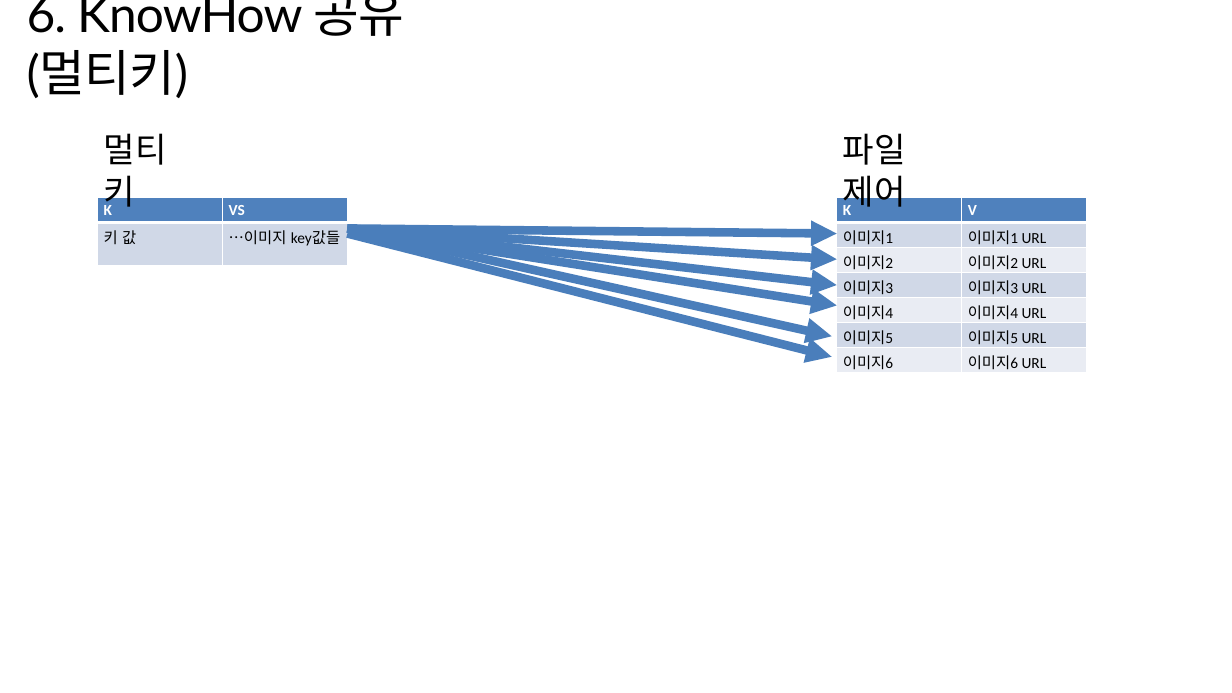
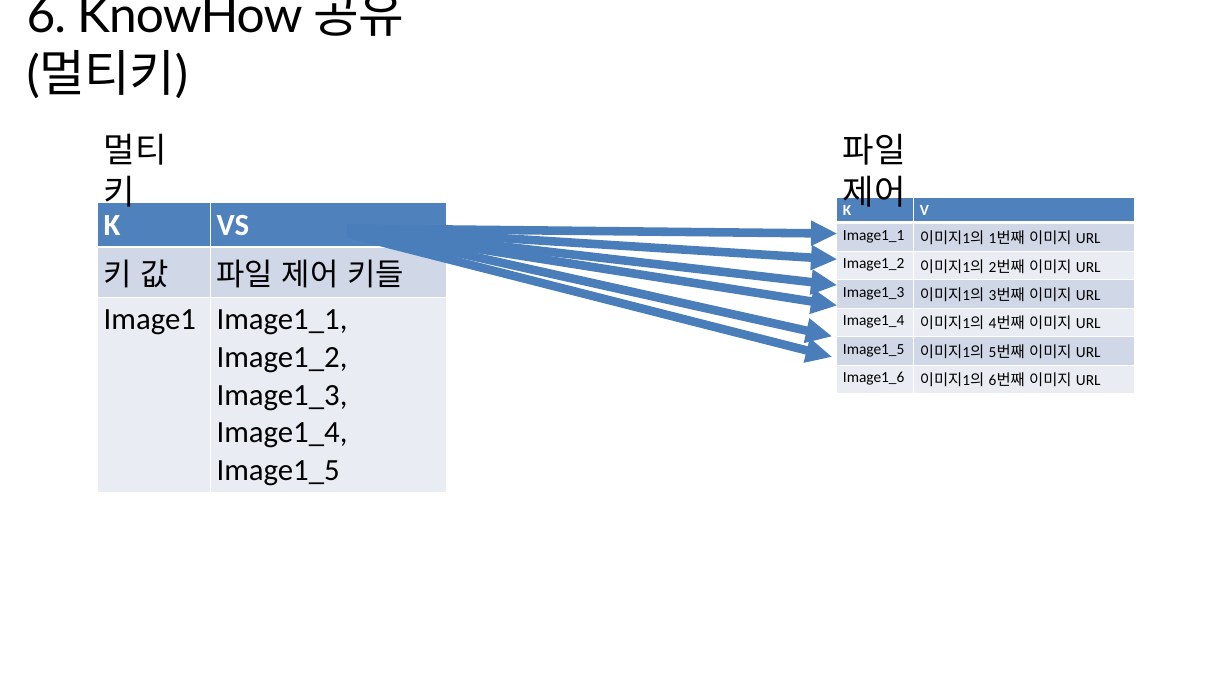
Before and after one commit to StarJ0405/ShoppingMall, a slide deck: slide 20 of 쇼핑몰-프로젝트.pptx. Drawn at 1232x693 pixels with LibreOffice and Linux fonts; fonts in the diff are those of the drawing. Boxes give left, top, right and bottom in pixels: in the first picture for what was removed or moved away, otherwise in the second. Text is boxed around its words. In the diff, an @@ line names an element or a change of style, - is before the commit and + after.

```diff
--- a/쇼핑몰-프로젝트.pptx
+++ b/쇼핑몰-프로젝트.pptx
@@ table at box(97, 203, 446, 490) @@
-row 2: 키 값 | …이미지 key값들
+row 2: 키 값 | 파일 제어 키들
+row 3: Image1 | Image1_1, Image1_2, Image1_3, Image1_4, Image1_5
@@ table: place and size @@
-table at box(97, 198, 347, 250)
+table at box(97, 203, 446, 490)
@@ table at box(837, 198, 1134, 391) @@
-row 2, column 1: 이미지1
+row 2, column 1: Image1_1
-row 2, column 2: 이미지1 URL
+row 2, column 2: 이미지1의 1번째 이미지 URL
-row 3, column 1: 이미지2
+row 3, column 1: Image1_2
-row 3, column 2: 이미지2 URL
+row 3, column 2: 이미지1의 2번째 이미지 URL
-row 4, column 1: 이미지3
+row 4, column 1: Image1_3
-row 4, column 2: 이미지3 URL
+row 4, column 2: 이미지1의 3번째 이미지 URL
-row 5, column 1: 이미지4
+row 5, column 1: Image1_4
-row 5, column 2: 이미지4 URL
+row 5, column 2: 이미지1의 4번째 이미지 URL
-row 6, column 1: 이미지5
+row 6, column 1: Image1_5
-row 6, column 2: 이미지5 URL
+row 6, column 2: 이미지1의 5번째 이미지 URL
-row 7, column 1: 이미지6
+row 7, column 1: Image1_6
-row 7, column 2: 이미지6 URL
+row 7, column 2: 이미지1의 6번째 이미지 URL
@@ table: place and size @@
-table at box(837, 198, 1087, 374)
+table at box(837, 198, 1134, 391)
```
Also in this commit, not shown: 6 other slides changed, 1 slide added, 10 other files.
